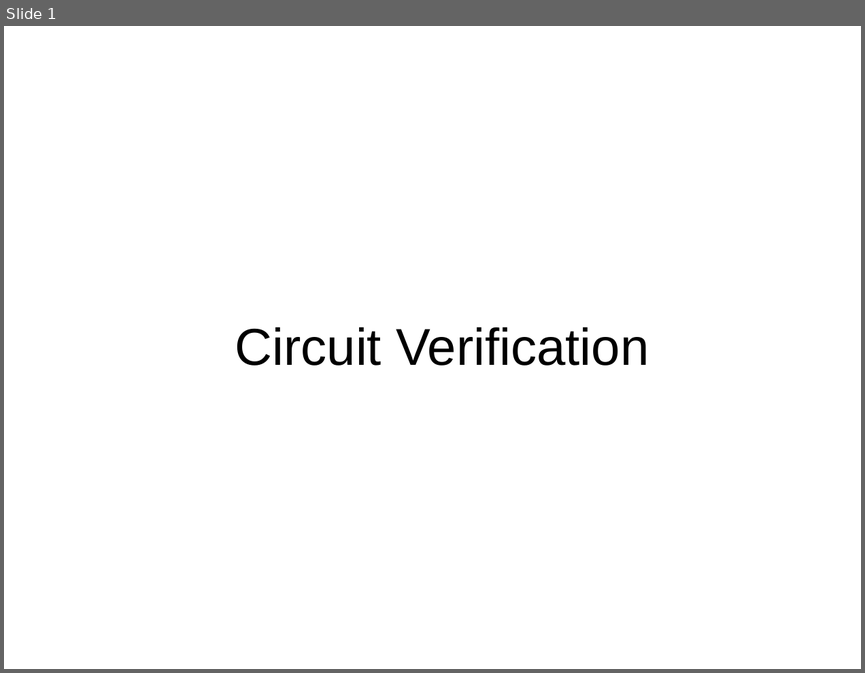
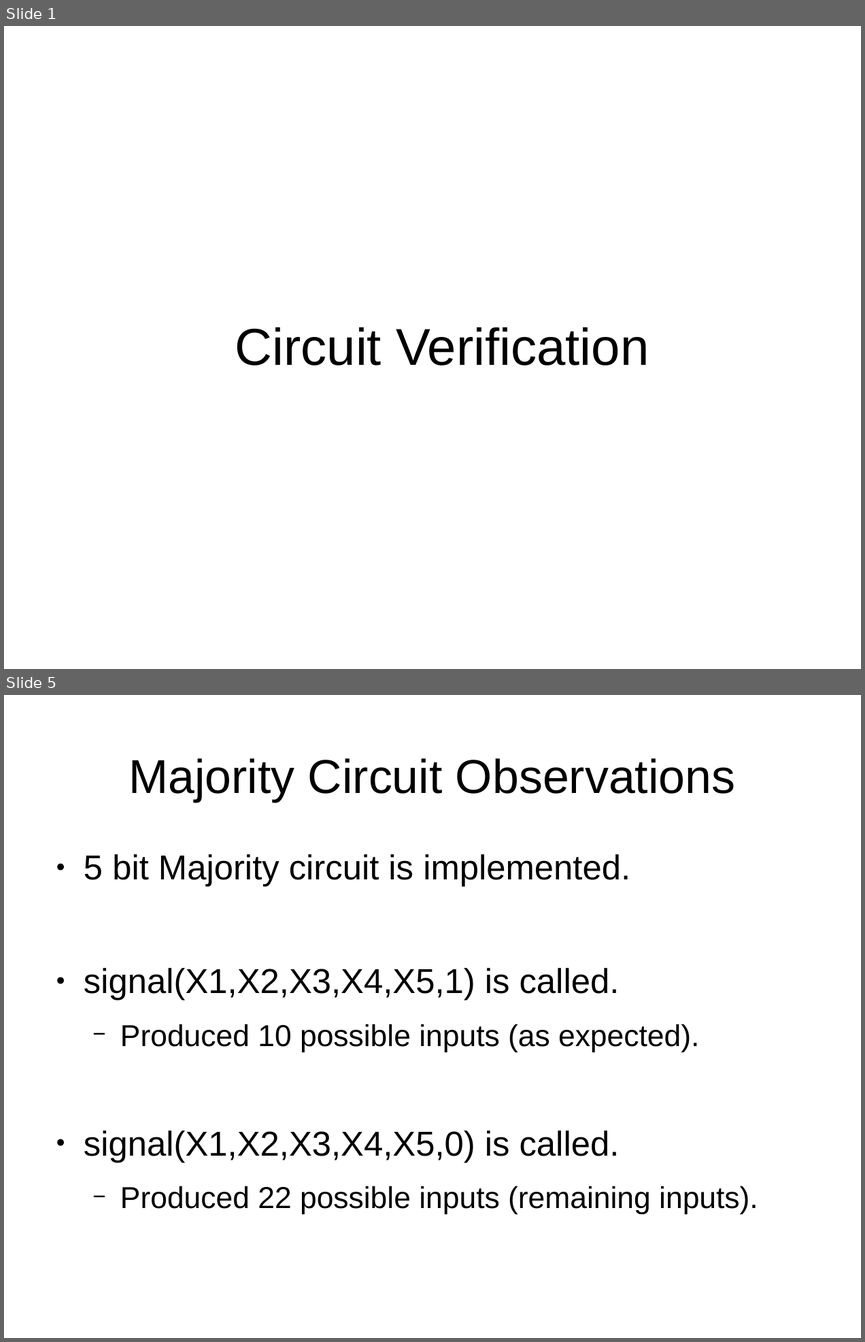
Before and after one commit to gargsanchit31/AI_Lab, a slide deck: prolog/Circuit Verification.odp. Shown one above the other, each under a label of ours: slide 1 before the commit, slides 1 and 5 after it; the slides between them are not shown. The pictures are 865x673 and 865x1342 pixels, drawn with LibreOffice and Linux fonts; fonts in the diff are those of the drawing. Boxes give left, top, right and bottom in pixels: in the first picture for what was removed or moved away, otherwise in the second. Text is boxed around its words. In the diff, an @@ line names an element or a change of style, - is before the commit and + after.

Commit message:
Report for circuit verification  added

```diff
--- a/prolog/Circuit Verification.odp
+++ b/prolog/Circuit Verification.odp
@@ slide 5 added at box(4, 695, 861, 1338), background #FFFFFF @@
@@ title added at box(128, 758, 735, 802), 44 pt, text #000000 @@
+Majority Circuit Observations
@@ text added at box(84, 854, 758, 1214), 32 pt, text #000000 @@
+● 5 bit Majority circuit is implemented.
+● signal(X1,X2,X3,X4,X5,1) is called.
+  − Produced 10 possible inputs (as expected).
+● signal(X1,X2,X3,X4,X5,0) is called.
+  − Produced 22 possible inputs (remaining inputs).
```
Also in this commit, not shown: 2 slides changed, 2 other slides added, 1 slide removed.
